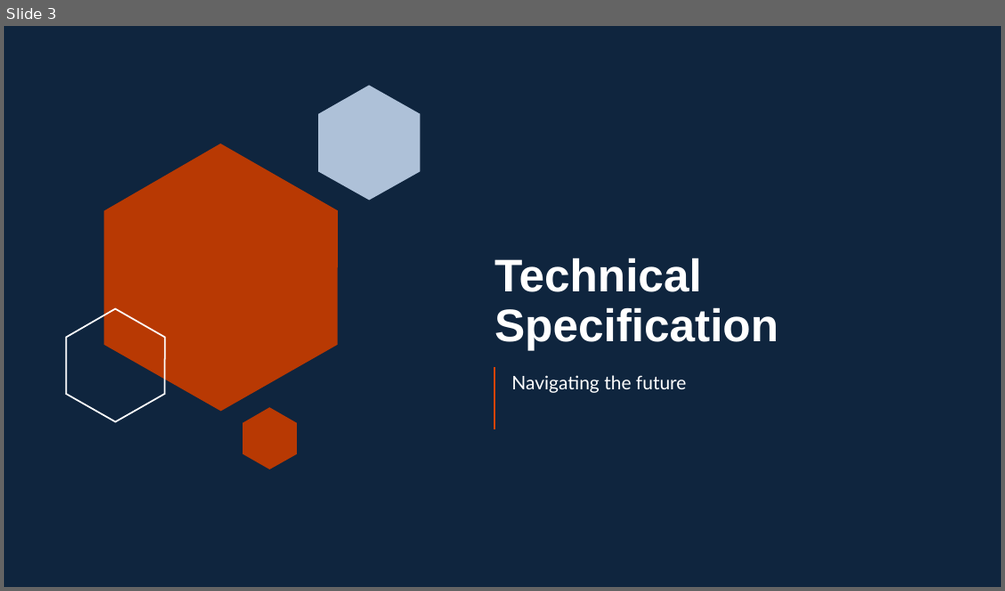
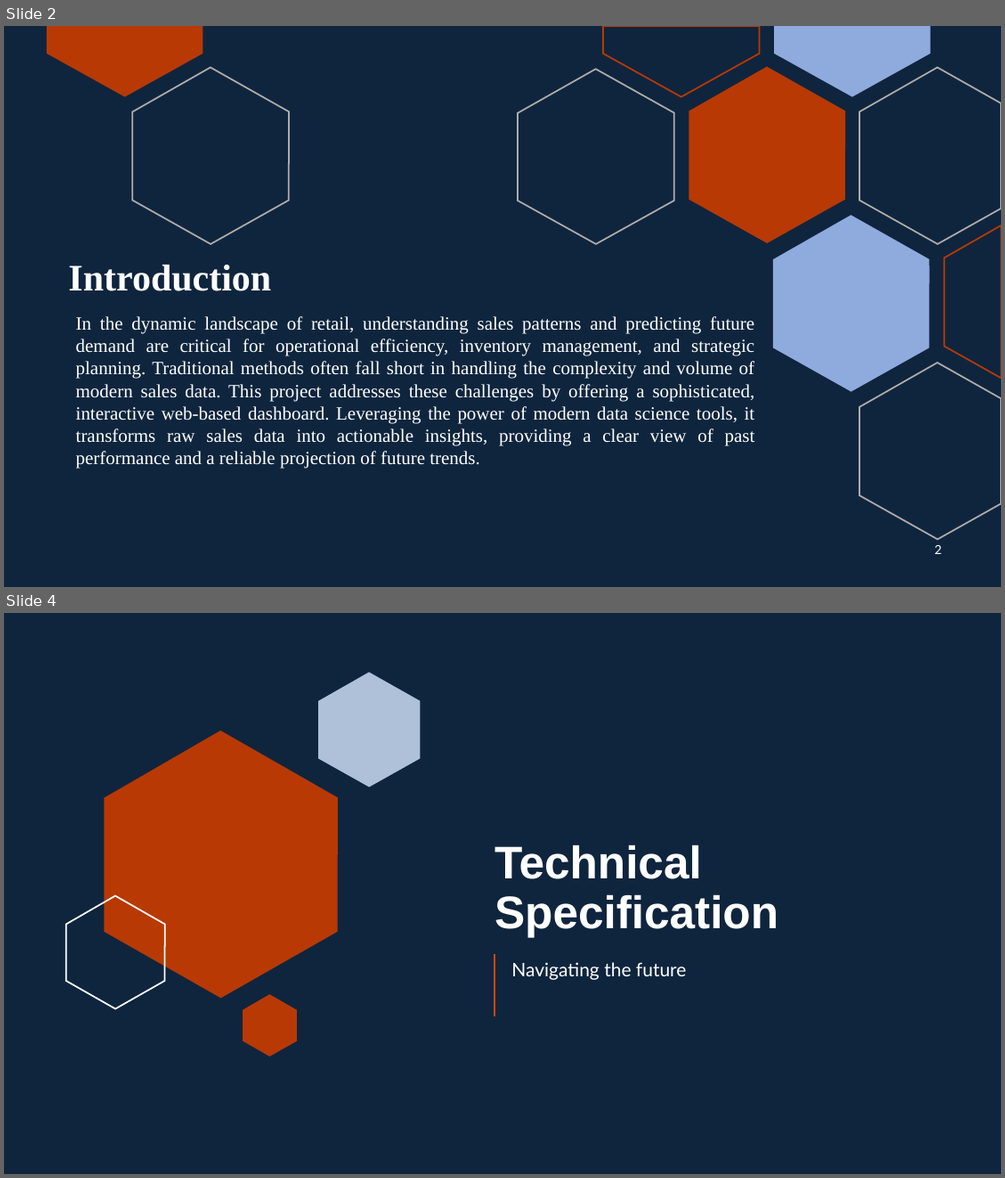
Before and after one commit to AlienMinus/Retail-Sales-Forecast, a slide deck: Docs/Retail Sales Forecasting.pptx. Shown one above the other, each under a label of ours: slide 3 before the commit, slides 2 and 4 after it; the slides between them are not shown. The pictures are 1005x591 and 1005x1178 pixels, drawn with LibreOffice and Linux fonts; fonts in the diff are those of the drawing. Boxes give left, top, right and bottom in pixels: in the first picture for what was removed or moved away, otherwise in the second. Text is boxed around its words. In the diff, an @@ line names an element or a change of style, - is before the commit and + after.

Commit message:
Changes to be committed: 	new file:   Docs/Retail Sales Analysis & Forecast.xmind 	modified:   Docs/Retail Sales Forecasting.pptx

```diff
--- a/Docs/Retail Sales Forecasting.pptx
+++ b/Docs/Retail Sales Forecasting.pptx
@@ slide 2 added at (x1=4, y1=26, x2=1001, y2=587), background #0F253E @@
@@ freeform shape added at (x1=47, y1=26, x2=202, y2=97), fill #B83903 @@
@@ freeform shape added at (x1=603, y1=26, x2=760, y2=97), outline #B83903 1.5 pt @@
@@ freeform shape added at (x1=774, y1=26, x2=930, y2=97), fill #8FAADC @@
@@ freeform shape added at (x1=133, y1=67, x2=289, y2=244), outline #AFABAB 1.5 pt @@
@@ freeform shape added at (x1=518, y1=69, x2=674, y2=244), outline #AFABAB 1.5 pt @@
@@ freeform shape added at (x1=689, y1=66, x2=845, y2=243), fill #B83903 @@
@@ freeform shape added at (x1=859, y1=67, x2=1001, y2=244), outline #AFABAB 1.5 pt @@
@@ freeform shape added at (x1=773, y1=216, x2=929, y2=392), fill #8FAADC @@
@@ freeform shape added at (x1=944, y1=224, x2=1001, y2=378), outline #B83903 1.5 pt @@
@@ title added at (x1=68, y1=265, x2=271, y2=291), 36 pt, text #FFFFFF, bold @@
+Introduction
@@ text added at (x1=76, y1=316, x2=755, y2=468), 18 pt, text #FFFFFF @@
+In the dynamic landscape of retail, understanding sales patterns and predicting future demand are critical for operational efficiency, inventory management, and strategic planning. Traditional methods often fall short in handling the complexity and volume of modern sales data. This project addresses these challenges by offering a sophisticated, interactive web-based dashboard. Leveraging the power of modern data science tools, it transforms raw sales data into actionable insights, providing a clear view of past performance and a reliable projection of future trends.
@@ freeform shape added at (x1=859, y1=362, x2=1001, y2=539), outline #AFABAB 1.5 pt @@
@@ page number added at (x1=934, y1=545, x2=941, y2=554), 12 pt, text #FFFFFF @@
+2
@@ what was slide 3 is now slide 4 @@
```
Also in this commit, not shown: 3 slides changed, 1 other slide added, 4 slides removed, 1 other file.
